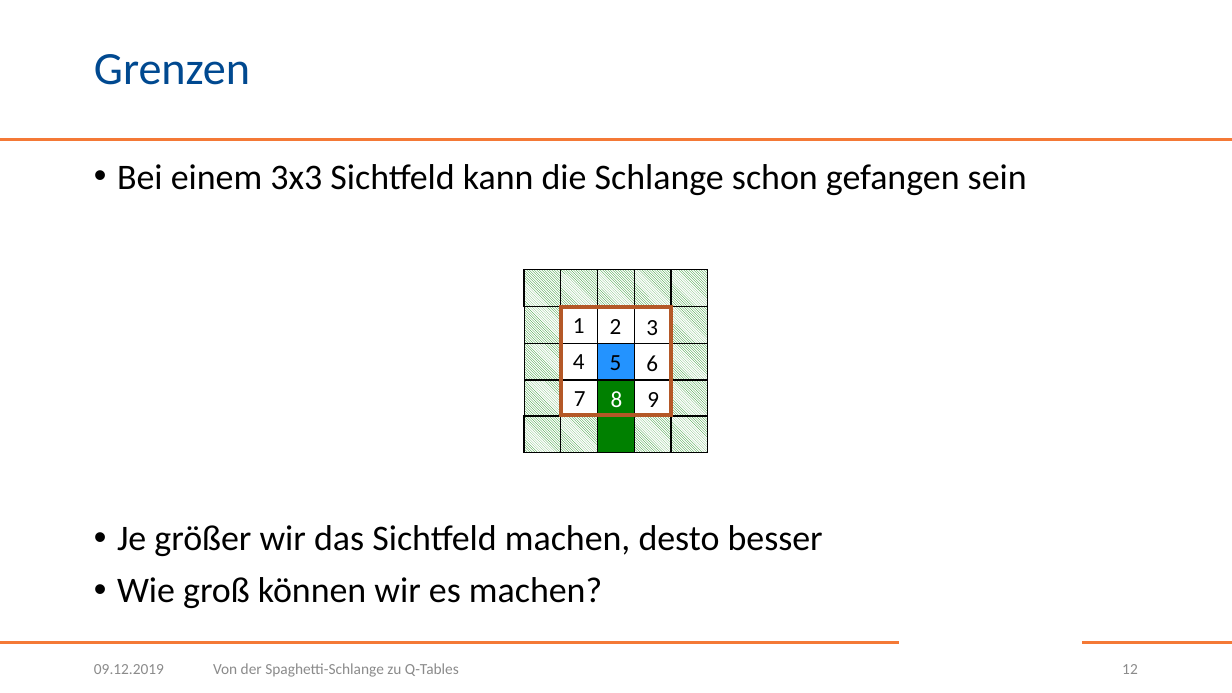
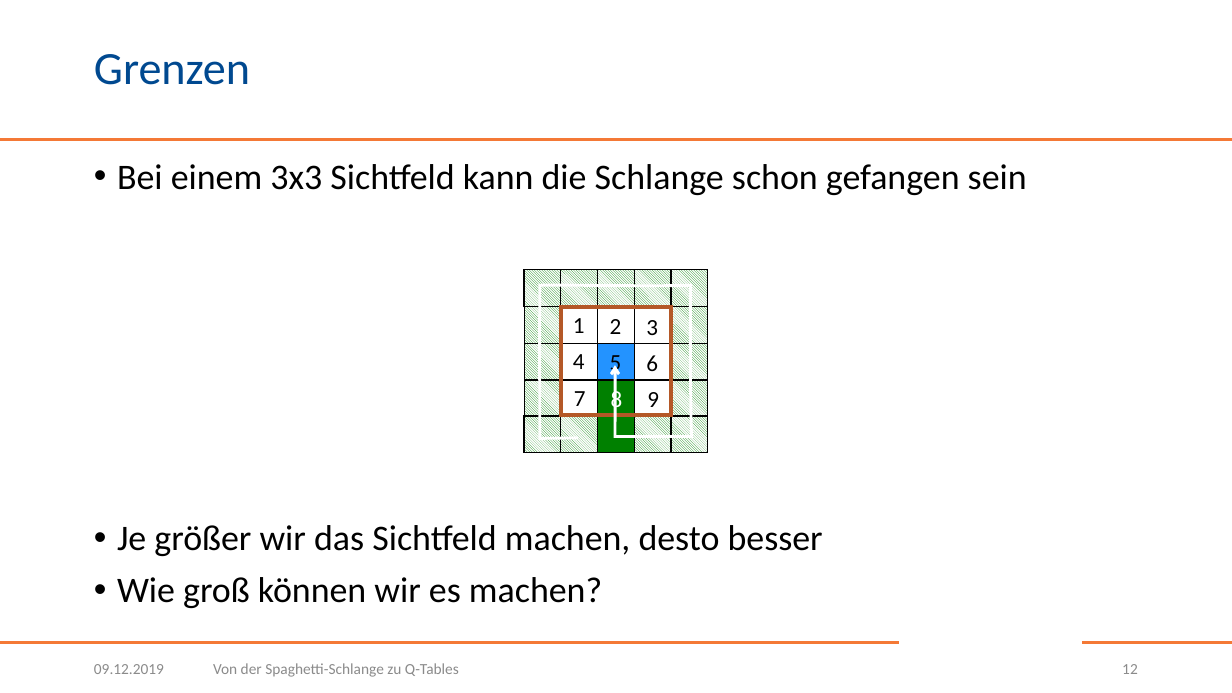
Before and after one commit to BogyMitutoyoCTL/Snake-AI-2021.1, a slide deck: slide 12 of presentation/Von der Spaghetti-Schlange zu Q-Tables.pptx. Drawn at 1232x693 pixels with LibreOffice and Linux fonts; fonts in the diff are those of the drawing; background and template pictures are left out. Boxes give left, top, right and bottom in pixels: in the first picture for what was removed or moved away, otherwise in the second. Text is boxed around its words. In the diff, an @@ line names an element or a change of style, - is before the commit and + after.

```diff
--- a/presentation/Von der Spaghetti-Schlange zu Q-Tables.pptx
+++ b/presentation/Von der Spaghetti-Schlange zu Q-Tables.pptx
@@ freeform shape added at (x1=540, y1=286, x2=691, y2=439), outline #FFFFFF 2.25 pt @@
```
Also in this commit, not shown: 5 other slides changed, 1 slide added.
